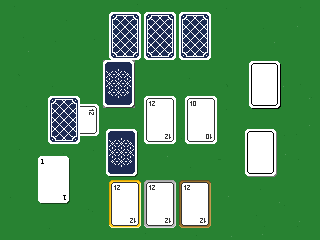
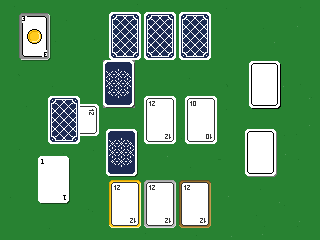
Comparing the layer stacks of the two 320×240 images. Changes:
added layer "a" above "Layer 3 copy" over [19, 13, 51, 61]
